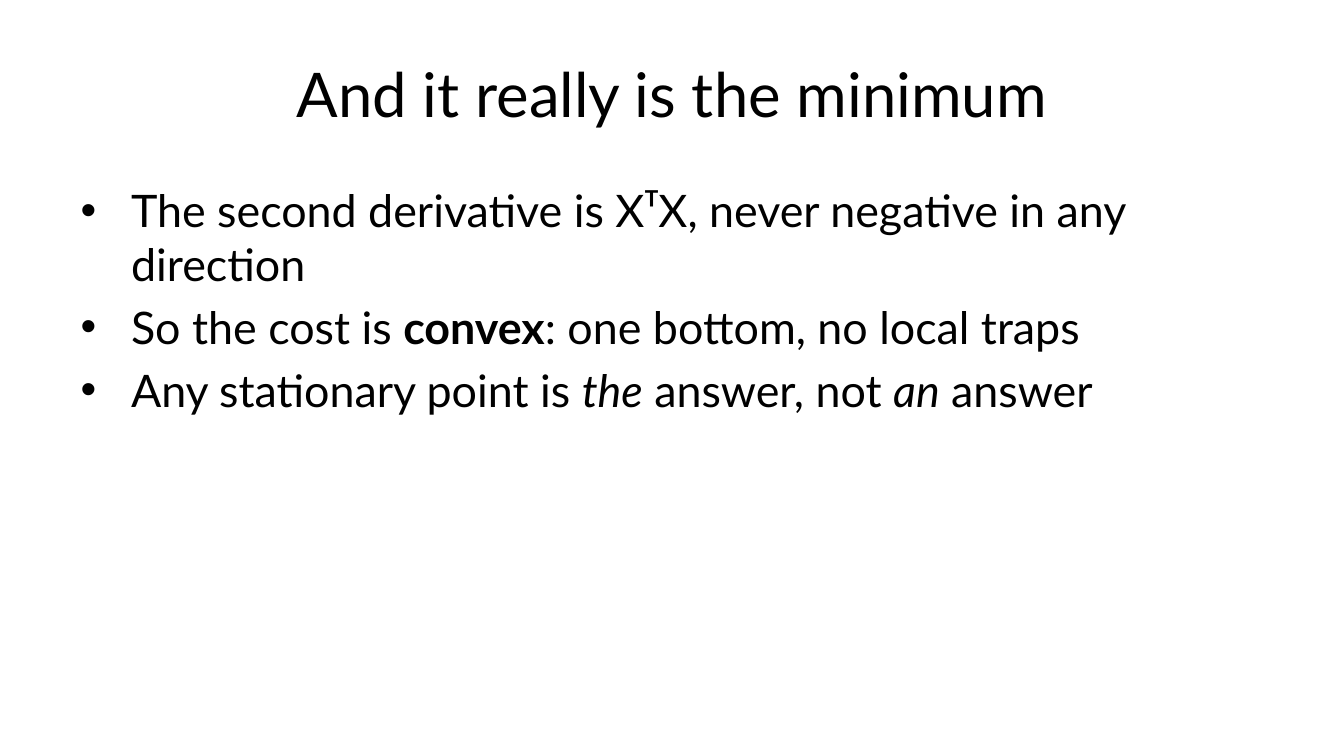
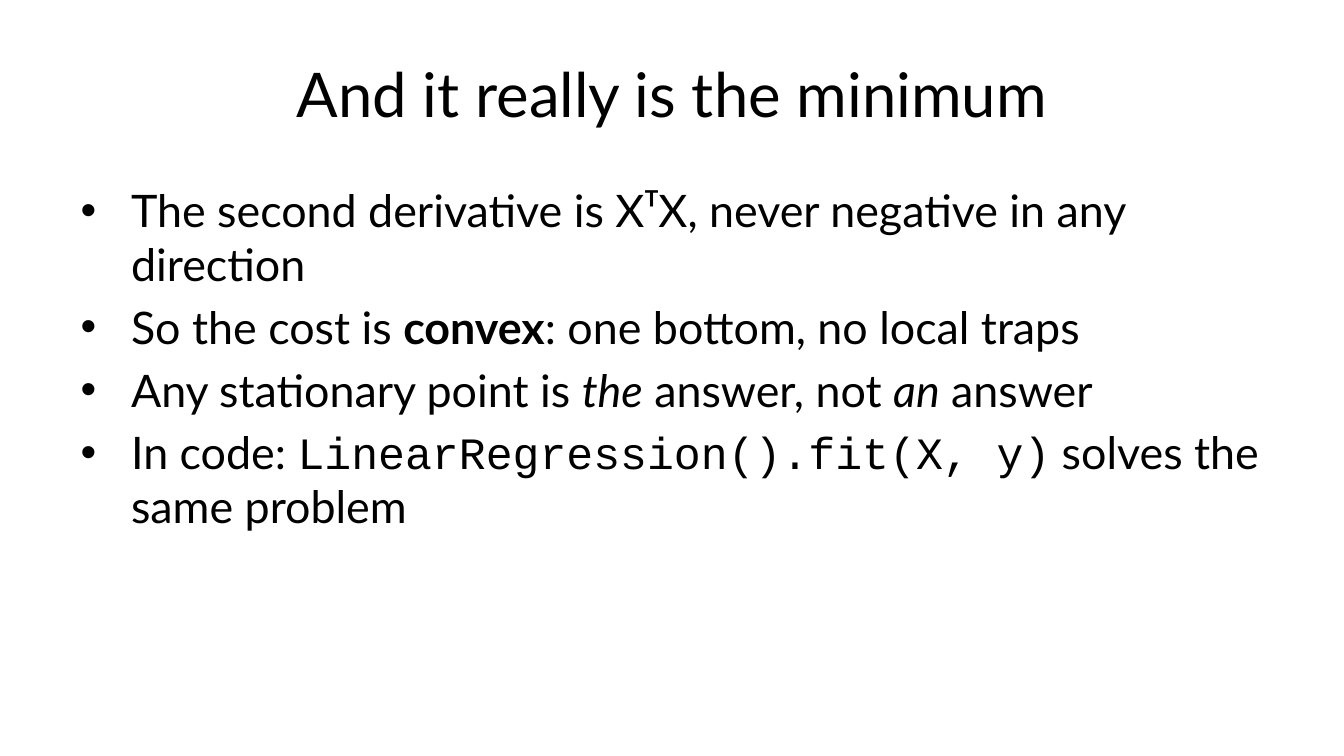
Before and after one commit to fabioantonini/technologies-for-artificial-intelligence, a slide deck: slide 17 of Lessons/03_regression/Slides/regression_slides.pptx. Drawn at 1344x756 pixels with LibreOffice and Linux fonts; fonts in the diff are those of the drawing; background and template pictures are left out. Boxes give left, top, right and bottom in pixels: in the first picture for what was removed or moved away, otherwise in the second. Text is boxed around its words. In the diff, an @@ line names an element or a change of style, - is before the commit and + after.

```diff
--- a/Lessons/03_regression/Slides/regression_slides.pptx
+++ b/Lessons/03_regression/Slides/regression_slides.pptx
@@ text at box(131, 436, 1259, 531): paragraph added @@
+• In code: LinearRegression().fit(X, y) solves the same problem
```
Also in this commit, not shown: 8 other slides changed, 3 other files.
